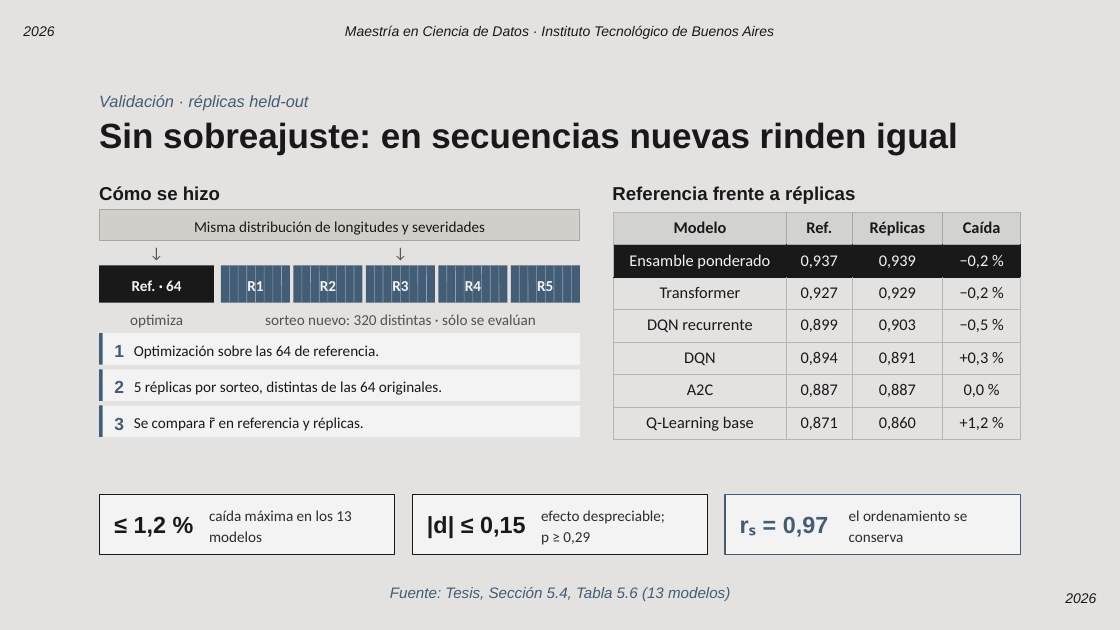
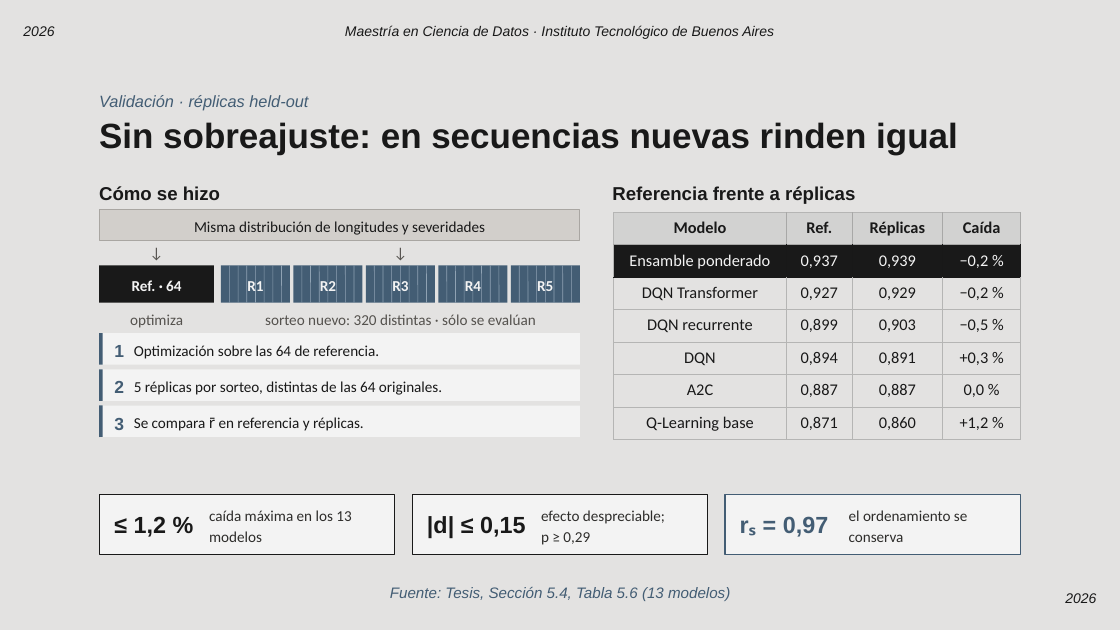
Before and after one commit to Maximiliano0/mPES, a slide deck: slide 11 of writings/out/mPES — Defensa de tesis.pptx. Drawn at 1120x630 pixels with LibreOffice and Linux fonts; fonts in the diff are those of the drawing; background and template pictures are left out. Boxes give left, top, right and bottom in pixels: in the first picture for what was removed or moved away, otherwise in the second. Text is boxed around its words. In the diff, an @@ line names an element or a change of style, - is before the commit and + after.

```diff
--- a/writings/out/mPES — Defensa de tesis.pptx
+++ b/writings/out/mPES — Defensa de tesis.pptx
@@ table at (614,213,1022,439) @@
-row 3, column 1: Transformer
+row 3, column 1: DQN Transformer
```
Also in this commit, not shown: 14 other slides changed.
